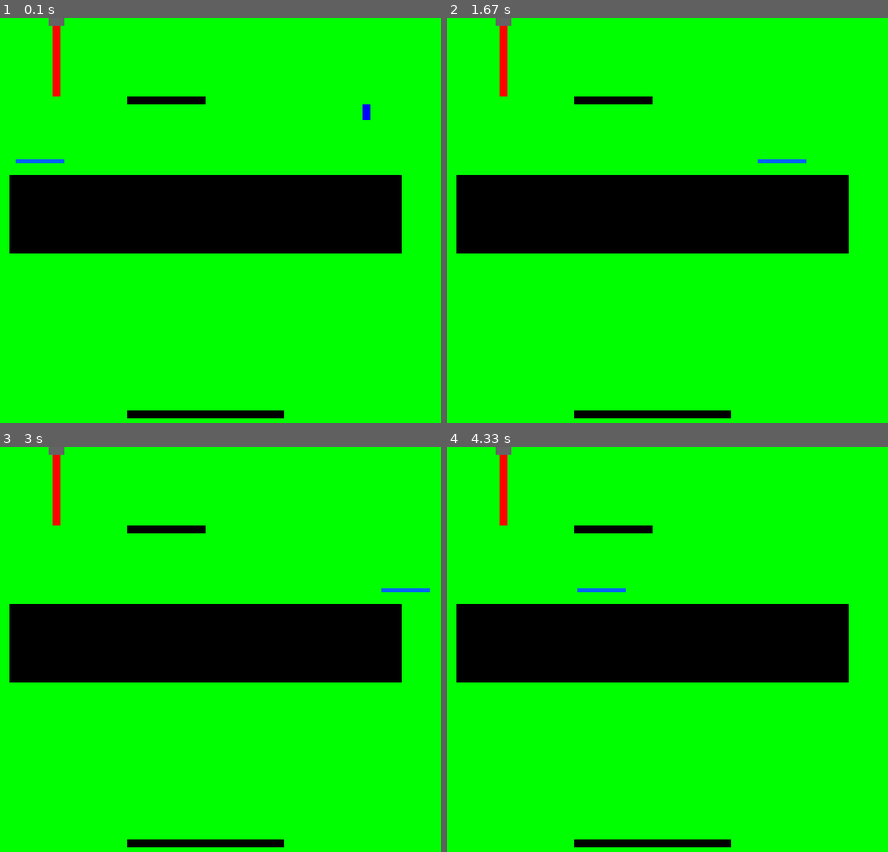
Above: before the commit, frames 1-4 (two rows, left to right).
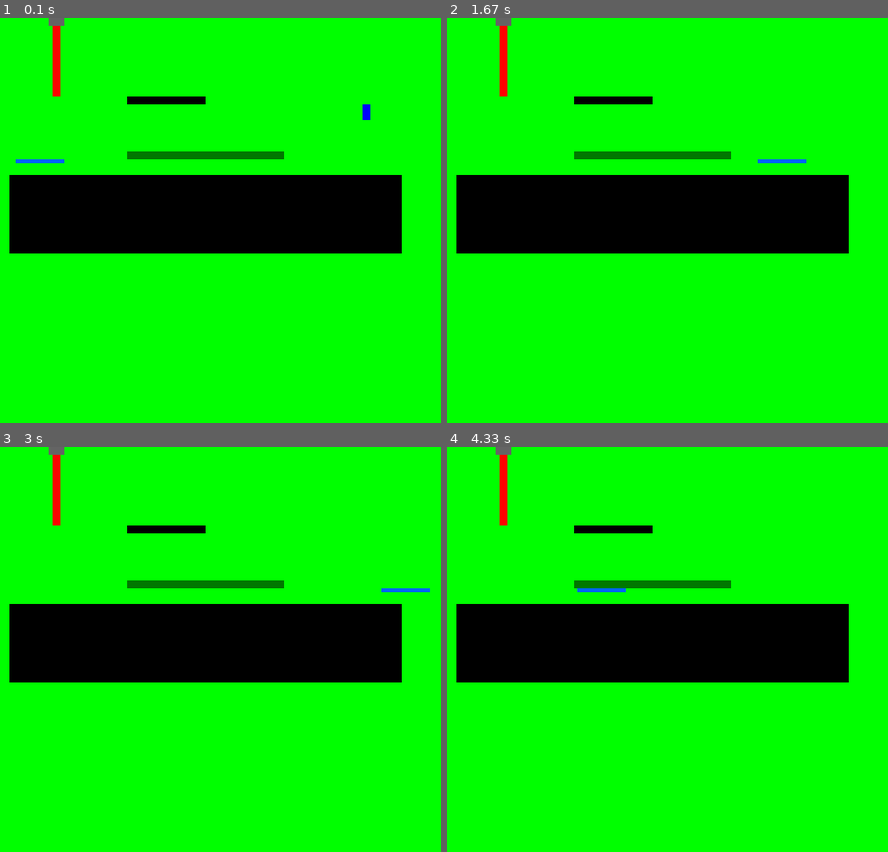
Above: after the commit, the same moments.

Repository: ALEXANDER-Denni/pygame_platformer
Game: pygame game, started from main.py
The game is run twice, just before and just after one commit, with the same random seed, the same clock (stepped at 60 frames per second) and the same inputs.
Inputs:
- Up to frame 1 (0.1 s): no input
- Up to frame 2 (1.67 s): tap Space at 0.33 s; hold D 0.67-1.13 s; hold W 1.17-1.47 s
- Up to frame 3 (3 s): hold S 2.57-2.87 s
- Up to frame 4 (4.33 s): no input

The runs differ from the first frame. In frame 1, 1.4% of the frame differs, in the area x 28-65%, y 32-99%; in frame 2, 1.4%; in frame 3, 1.4%; in frame 4, 1.4%.

Commit message:
Add files via upload

Diff:
--- a/collision.py
+++ b/collision.py
@@ -64,11 +64,13 @@
         return (x_move, y_move)
     return (player.x_velocity, player.y_velocity)
 
-def player_damage_collisions(player, bullets, lasers, spikes=pygame.sprite.Group(), enemies=pygame.sprite.Group()):
+def player_damage_collisions(player, bullets, lasers, spikes, enemies=pygame.sprite.Group()):
     for bullet in bullets.sprites():
         player_bullet_collision(player, bullet)
     for laser in lasers.sprites():
         player_damage_laser(player, laser)
+    for spike in spikes.sprites():
+        player_damage_spike(player, spike)
 
 def player_bullet_collision(player, obj):
     if player.rect.x < obj.rect.x + obj.rect.w and player.rect.x + player.rect.w > obj.rect.x and player.rect.y < obj.rect.y + obj.rect.h and player.rect.y + player.rect.h > obj.rect.y:
@@ -78,3 +80,7 @@
 def player_damage_laser(player, obj):
     if player.rect.x < obj.laser_rect.x + obj.laser_rect.w and player.rect.x + player.rect.w > obj.laser_rect.x and player.rect.y < obj.laser_rect.y + obj.laser_rect.h and player.rect.y + player.rect.h > obj.laser_rect.y:
         player.damage(obj.damage)
+
+def player_damage_spike(player, obj):
+    if player.rect.x < obj.rect.x + obj.rect.w and player.rect.x + player.rect.w > obj.rect.x and player.rect.y < obj.rect.y + obj.rect.h and player.rect.y + player.rect.h > obj.rect.y:
+        player.damage(obj.damage)
--- a/main.py
+++ b/main.py
@@ -46,7 +46,9 @@
 moving_platform_1 = moving_platform.moving_platform(40, 180, 60, 5, SCREEN_WIDTH, 5*60, screen)
 level_platforms.add(moving_platform_1)
 
-spike = spikes.spike(200, 500, 200, 10, 1, screen)#delete
+
+spike_group = pygame.sprite.Group()
+spike_group.add(spikes.spike(200, 170, 200, 10, 1, screen))
 
 run = True
 while run:
@@ -85,11 +87,11 @@
     player_object.move(move_left, move_right, jump, move_down, level_platforms)
     if shoot:
         player_object.shoot(player_bullets)
-    collision.player_damage_collisions(player_object, player_bullets, lasers) # replace player_bullets with enemy_bullets once enemies are added
+    collision.player_damage_collisions(player_object, player_bullets, lasers, spike_group) # replace player_bullets with enemy_bullets once enemies are added
     player_bullets.update()
     player_object.draw()
-    spike.draw() # delete
+    spike_group.update()
     pygame.display.update()
 
 
-#add spike group, comment code, add invincibility frames, add switches and doors, add enemies, add images, add level builder script
+#comment code, add invincibility frames, add switches and doors, add enemies, add images, add level builder script
--- a/spikes.py
+++ b/spikes.py
@@ -3,7 +3,7 @@
 
 DAMAGE = 10
 
-class spike:
+class spike(pygame.sprite.Sprite):
     def __init__(self, x, y, l, height, rotation, screen): # rotation 1-4(N,E,S,W)
         pygame.sprite.Sprite.__init__(self)
         self.screen = screen
@@ -19,7 +19,7 @@
         self.rect = self.image.get_rect()
         self.rect.x = x
         self.rect.y = y
-
+        self.image.fill((0,120,0))
         self.damage = DAMAGE
     def draw(self):
         self.screen.blit(pygame.transform.rotate(self.image, (self.rotation-1)*90), self.rect)
